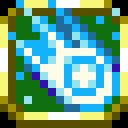
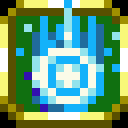
Layers edited between the first and the second 128 × 128 image:
painted on "Layer 2" over [8, 0, 120, 112]
